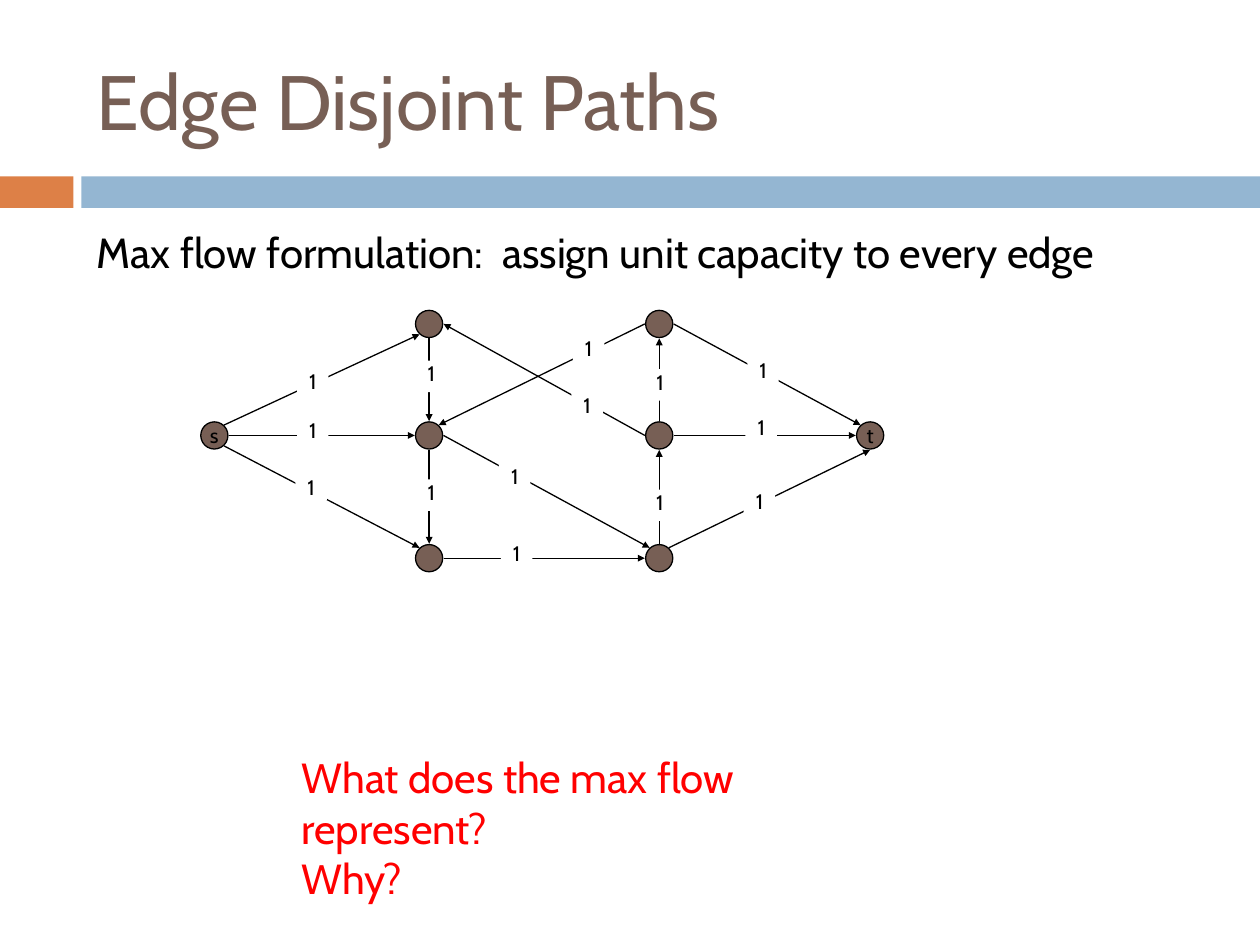
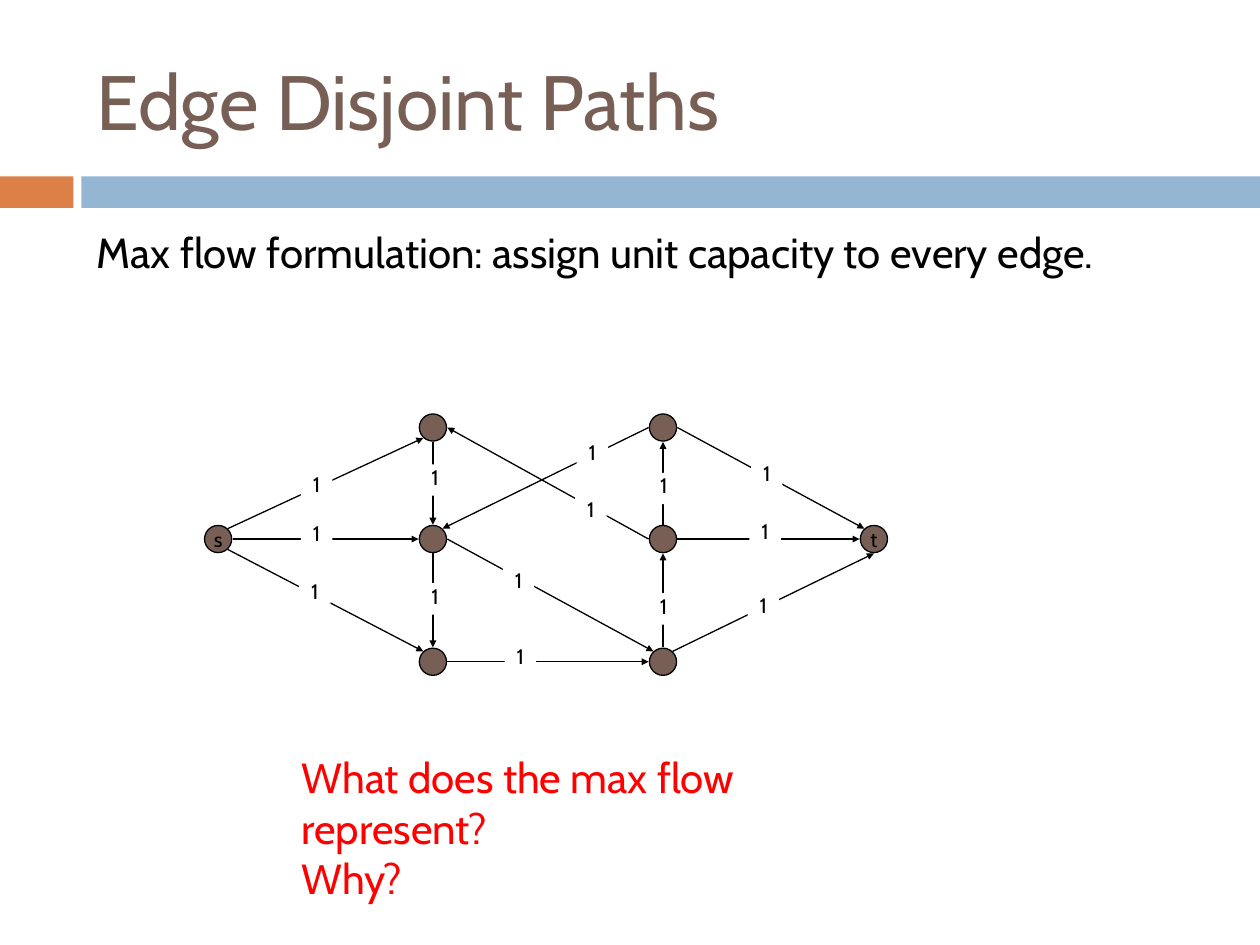
Before and after one commit to Collins-kariuk/Algorithms, a slide deck: slide 34 of Lectures/Lecture 22_Flow Applications.pptx. Drawn at 1260x945 pixels with LibreOffice and Linux fonts; fonts in the diff are those of the drawing. Boxes give left, top, right and bottom in pixels: in the first picture for what was removed or moved away, otherwise in the second. Text is boxed around its words. In the diff, an @@ line names an element or a change of style, - is before the commit and + after.

Commit message:
Review lecture 22_Flow Applications

```diff
--- a/Lectures/Lecture 22_Flow Applications.pptx
+++ b/Lectures/Lecture 22_Flow Applications.pptx
@@ text at (97, 236, 1094, 278): text changed @@
-Max flow formulation: assign unit capacity to every edge
+Max flow formulation: assign unit capacity to every edge.
@@ 14 texts, 14 arrows, 8 ellipses: place and size @@
-14 texts, 14 arrows, 8 ellipses at (200, 310, 885, 572)
+14 texts, 14 arrows, 8 ellipses at (204, 415, 888, 675)
```
Also in this commit, not shown: 7 other slides changed.
